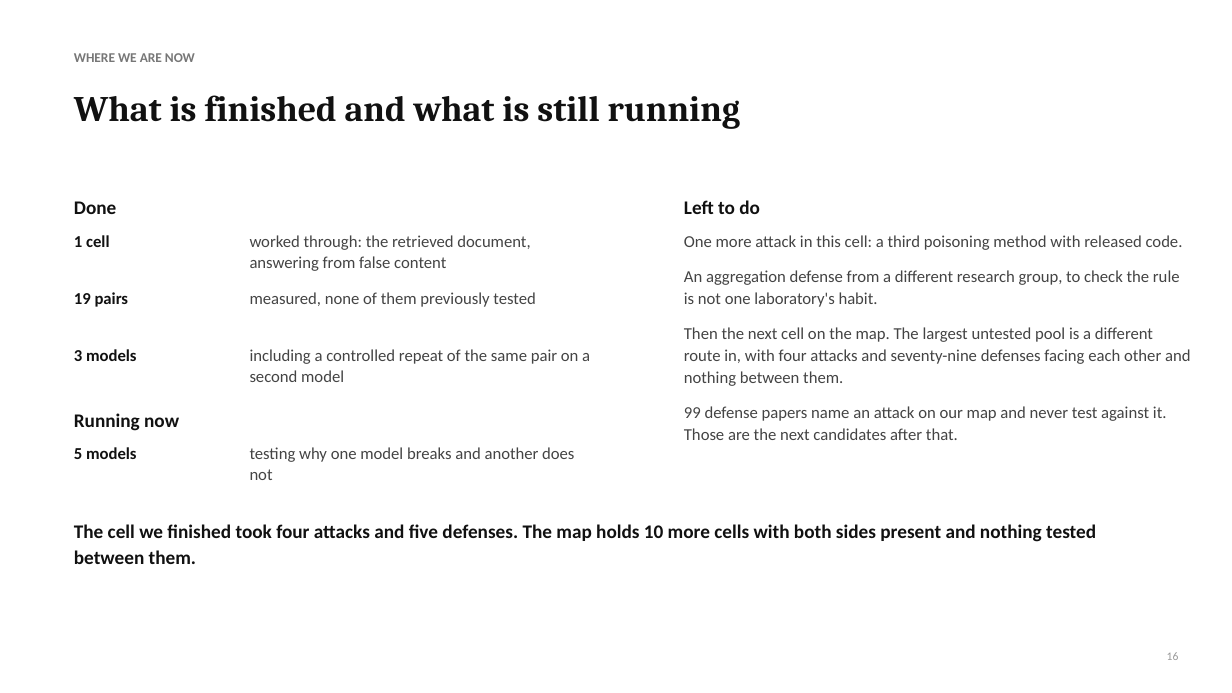
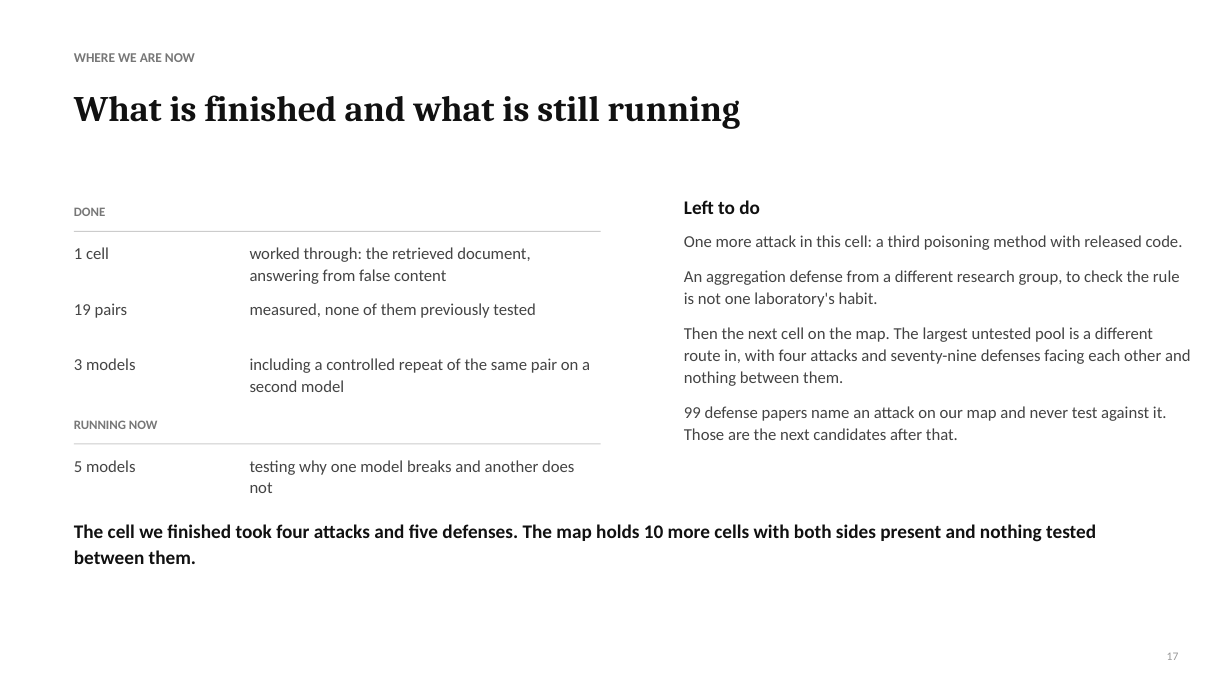
Before and after one commit to Nyamtulla/context_poison, a slide deck: slide 17 of advisor_meeting.pptx (slide 16 before the commit). Drawn at 1232x693 pixels with LibreOffice and Linux fonts; fonts in the diff are those of the drawing. Boxes give left, top, right and bottom in pixels: in the first picture for what was removed or moved away, otherwise in the second. Text is boxed around its words. In the diff, an @@ line names an element or a change of style, - is before the commit and + after.

```diff
--- a/advisor_meeting.pptx
+++ b/advisor_meeting.pptx
@@ text at bbox=[74, 207, 105, 216]: text changed; size 15 to 10 pt; text colour #111111 to #777777 @@
-Done
+DONE
@@ rectangle added at bbox=[74, 231, 601, 232], fill #CCCCCC @@
@@ text colour #111111 to #444444, bold off in 4 elements at bbox=[74, 358, 135, 370], bbox=[74, 303, 128, 318], bbox=[74, 460, 135, 472], bbox=[74, 247, 109, 259] @@
@@ text "1 cell": place and size @@
-text "1 cell" at bbox=[74, 235, 109, 247]
+text "1 cell" at bbox=[74, 247, 109, 259]
@@ text "worked through: the retrieved document, ...": place and size @@
-text "worked through: the retrieved document, ..." at bbox=[250, 235, 530, 271]
+text "worked through: the retrieved document, ..." at bbox=[250, 247, 530, 284]
@@ text "19 pairs": place and size @@
-text "19 pairs" at bbox=[74, 292, 129, 307]
+text "19 pairs" at bbox=[74, 303, 128, 318]
@@ text "measured, none of them previously ...": place and size @@
-text "measured, none of them previously ..." at bbox=[250, 292, 535, 307]
+text "measured, none of them previously ..." at bbox=[250, 303, 535, 318]
@@ text "3 models": place and size @@
-text "3 models" at bbox=[74, 349, 137, 361]
+text "3 models" at bbox=[74, 358, 135, 370]
@@ text "including a controlled repeat of ...": place and size @@
-text "including a controlled repeat of ..." at bbox=[250, 349, 590, 382]
+text "including a controlled repeat of ..." at bbox=[250, 358, 590, 392]
@@ text at bbox=[74, 420, 158, 429]: text changed; size 15 to 10 pt; text colour #111111 to #777777 @@
-Running now
+RUNNING NOW
@@ rectangle added at bbox=[74, 444, 601, 445], fill #CCCCCC @@
@@ text "5 models": place and size @@
-text "5 models" at bbox=[74, 447, 137, 459]
+text "5 models" at bbox=[74, 460, 135, 472]
@@ text "testing why one model breaks ...": place and size @@
-text "testing why one model breaks ..." at bbox=[250, 447, 574, 480]
+text "testing why one model breaks ..." at bbox=[250, 460, 574, 493]
@@ text at bbox=[1167, 652, 1179, 660]: text changed @@
-16
+17
```
Also in this commit, not shown: 11 other slides changed, 2 slides added, 1 slide removed, 2 other files.
